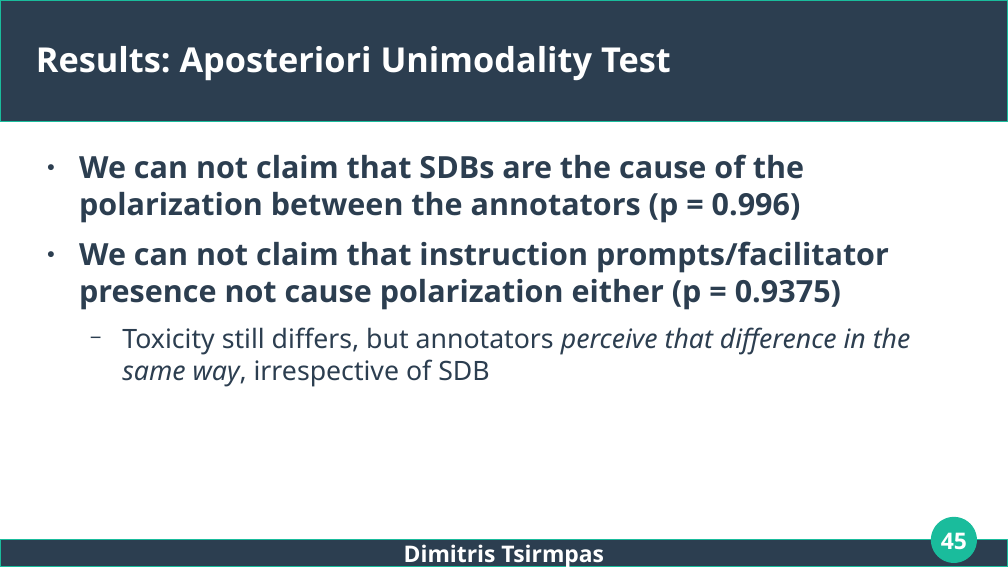
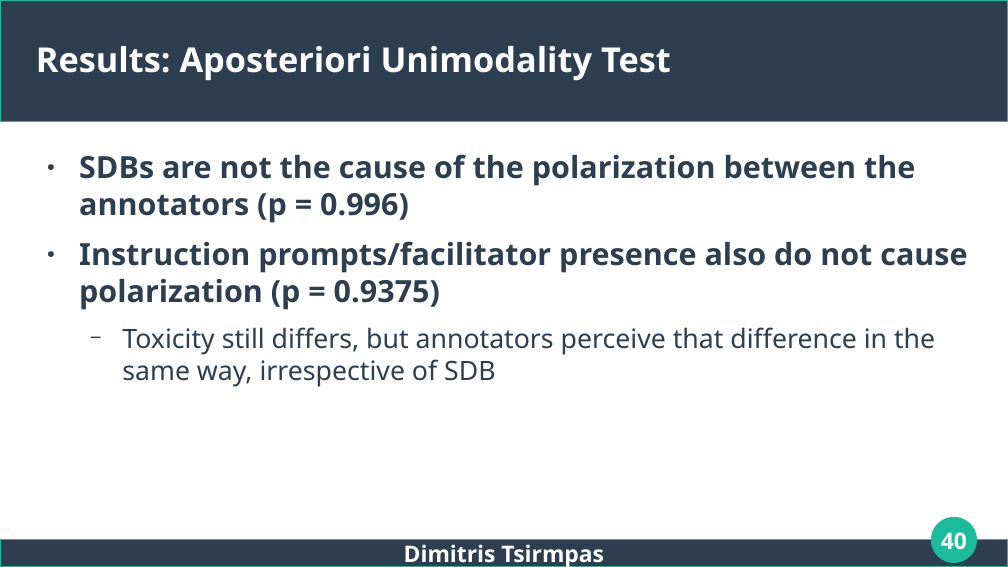
Before and after one commit to dimits-ts/llm_moderation_research, a slide deck: slide 40 of presentations/thesis.odp (slide 45 before the commit). Drawn at 1008x567 pixels with LibreOffice and Linux fonts; fonts in the diff are those of the drawing. Boxes give left, top, right and bottom in pixels: in the first picture for what was removed or moved away, otherwise in the second. Text is boxed around its words. In the diff, an @@ line names an element or a change of style, - is before the commit and + after.

```diff
--- a/presentations/thesis.odp
+++ b/presentations/thesis.odp
@@ text at (x1=79, y1=154, x2=967, y2=310): text changed @@
-● We can not claim that SDBs are the cause of the polarization between the annotators (p = 0.996)
-● We can not claim that instruction prompts/facilitator presence not cause polarization either (p = 0.9375)
+● SDBs are not the cause of the polarization between the annotators (p = 0.996)
+● Instruction prompts/facilitator presence also do not cause polarization (p = 0.9375)
@@ text at (x1=122, y1=327, x2=935, y2=387): italic off in "perceive that difference in the same way," @@
@@ page number at (x1=941, y1=532, x2=967, y2=550): text changed @@
-45
+40
```
Also in this commit, not shown: 13 other slides changed, 1 slide added, 7 slides removed, 8 other files.
